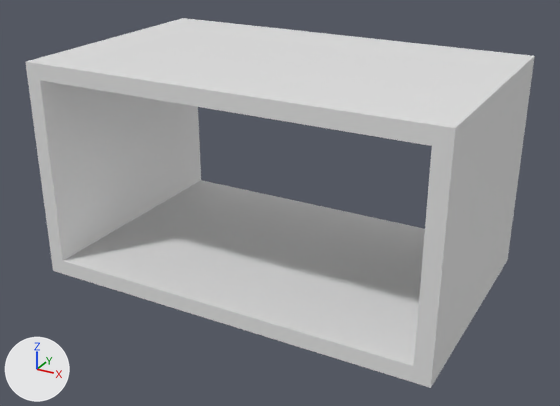
The FBX model Assets/Prefabs/Scenes/LaboratorySegments/FBX/LaboratoySegmentBase.fbx: old version first, new version second.
The view is the same before and after, from a camera (50 mm lens) standing at (11.01, -16.26, 11.89) and looking at (0.12, 3.56, 1.98). Arrows for +X, +Y and +Z are at lower left; the lights stay in place.

The first picture shows 'BaseCeiling', 'BaseFloor', 'BaseWallLeft', 'BaseWallRight'.
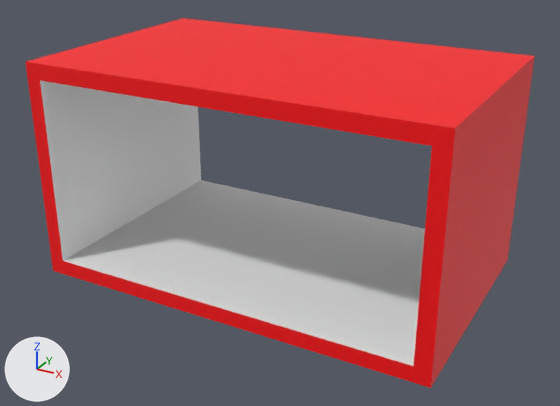
The change in detail:
Material 'OuterWall' (mat_outerwall) is new.
Its base color is (1.0, 0.0, 0.0033) (red #ff000b).
me_cube_014 has 8 vertices, 6 faces and spans x -6.0..6.0, y 0.0..8.0, z -0.5..0.0.
me_cube_014 is used by ob_basefloor; location (0.0, 0.0, 0.0).
me_cube_014 part 3: all 5 faces that had it switch from mat_wall (white #e7e7e7) to mat_outerwall (red #ff000b).
me_cube_015 has 16 vertices, 10 faces and spans x -6.5..-6.0, y 0.0..8.0, z -0.5..6.5.
me_cube_015 is used by ob_basewallleft; location (0.0, 0.0, 0.0).
me_cube_015 part 4: all 9 faces centred in x -6.5..-6.25, y 0.0..8.0, z -0.5..6.5 switch from mat_wall (white #e7e7e7) to mat_outerwall (red #ff000b).
me_cube_008 has 8 vertices, 6 faces and spans x -6.0..6.0, y 0.0..8.0, z 6.0..6.5.
me_cube_008 is used by ob_baseceiling; location (0.0, 0.0, 0.0).
me_cube_008 part 1: all 5 faces centred in x -6.0..6.0, y 0.0..8.0, z 6.25..6.5 switch from mat_wall (white #e7e7e7) to mat_outerwall (red #ff000b).
me_cube_016 has 16 vertices, 10 faces and spans x 6.0..6.5, y 0.0..8.0, z -0.5..6.5.
me_cube_016 is used by ob_basewallright; location (0.0, 0.0, 0.0).
me_cube_016 part 2: all 9 faces centred in x 6.25..6.5, y 0.0..8.0, z -0.5..6.5 switch from mat_wall (white #e7e7e7) to mat_outerwall (red #ff000b).

What differs and where, as boxes [x1, y1, x2, y2] in the pictures (560 x 406 px):
part 1 of me_cube_008, recoloured (white to red)
    both: [38, 19, 518, 146]
part 2 of me_cube_016, recoloured (white to red)
    both: [412, 54, 535, 388]
part 3 of me_cube_014, recoloured (white to red)
    both: [63, 261, 414, 382]
part 4 of me_cube_015, recoloured (white to red)
    both: [25, 18, 193, 274]
